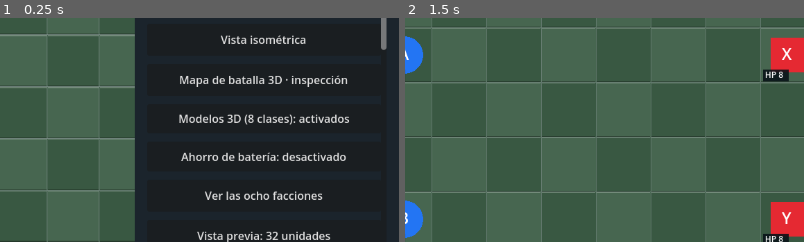
Above: before the commit, frames 1-2 (left to right).
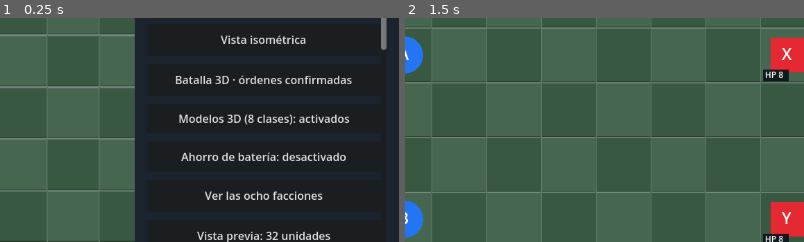
Above: after the commit, the same moments.

Repository: edwinrodri12/Tarvoka
Game: Godot game, scene res://scenes/Main.tscn
Same seed, same stepped clock (60 frames per second), same inputs: the game is played once before the commit and once after it.
Inputs:
- Up to frame 1 (0.25 s): no input
- Up to frame 2 (1.5 s): click "Ampliar mapa" at 0.5 s; click "Ejército" at 1.25 s
The pictures show only the part of the screen within x 50-100%, y 17-67%; the shares and areas given below are measured in that part.

The runs differ from the first frame. In frame 1, 1.0% of the frame differs, in the area x 44-89%, y 25-31%; in frame 2, nothing differs.

Commit message:
feat(ui): rename 3D battle entry points for safely confirmed tactical orders

Diff:
--- a/scripts/ui/Main.gd
+++ b/scripts/ui/Main.gd
@@ -160,9 +160,9 @@
     panel.add_child(iso_view_button)
     battle_3d_button = Button.new()
     battle_3d_button.name = "AbrirMapa3DBatalla"
-    battle_3d_button.text = "Mapa de batalla 3D · inspección"
+    battle_3d_button.text = "Batalla 3D · órdenes confirmadas"
     battle_3d_button.custom_minimum_size.y = 46
-    battle_3d_button.tooltip_text = "Ver esta partida y su niebla en 3D sin ejecutar órdenes"
+    battle_3d_button.tooltip_text = "Seleccionar unidades, preparar movimientos y ataques en 3D, y confirmar antes de ejecutar"
     battle_3d_button.pressed.connect(_open_battle_3d_map)
     panel.add_child(battle_3d_button)
     models_3d_button = Button.new()
@@ -712,7 +712,7 @@
     battle_3d_quick = Button.new()
     battle_3d_quick.name = "Mapa3DCompacto"
     battle_3d_quick.text = "Mapa 3D"
-    battle_3d_quick.tooltip_text = "Inspeccionar esta partida en 3D, sin órdenes"
+    battle_3d_quick.tooltip_text = "Mapa 3D interactivo: movimientos y ataques requieren confirmación"
     battle_3d_quick.custom_minimum_size = Vector2(73,42)
     battle_3d_quick.set_anchors_and_offsets_preset(Control.PRESET_TOP_RIGHT)
     battle_3d_quick.offset_left = -451
